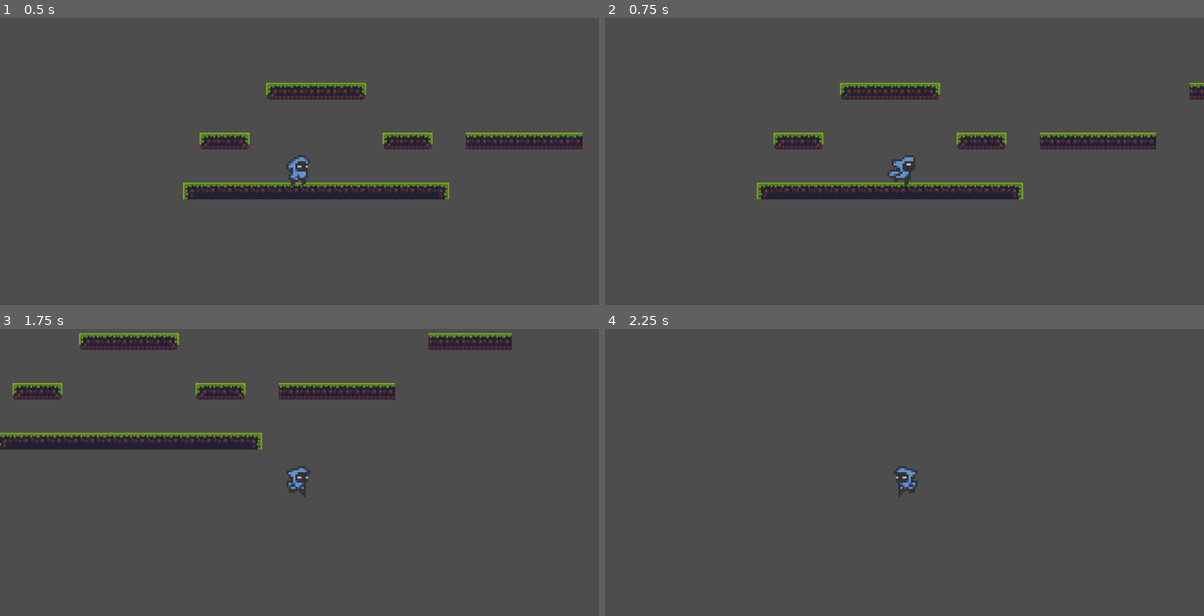
Above: before the commit, frames 1-4 (two rows, left to right).
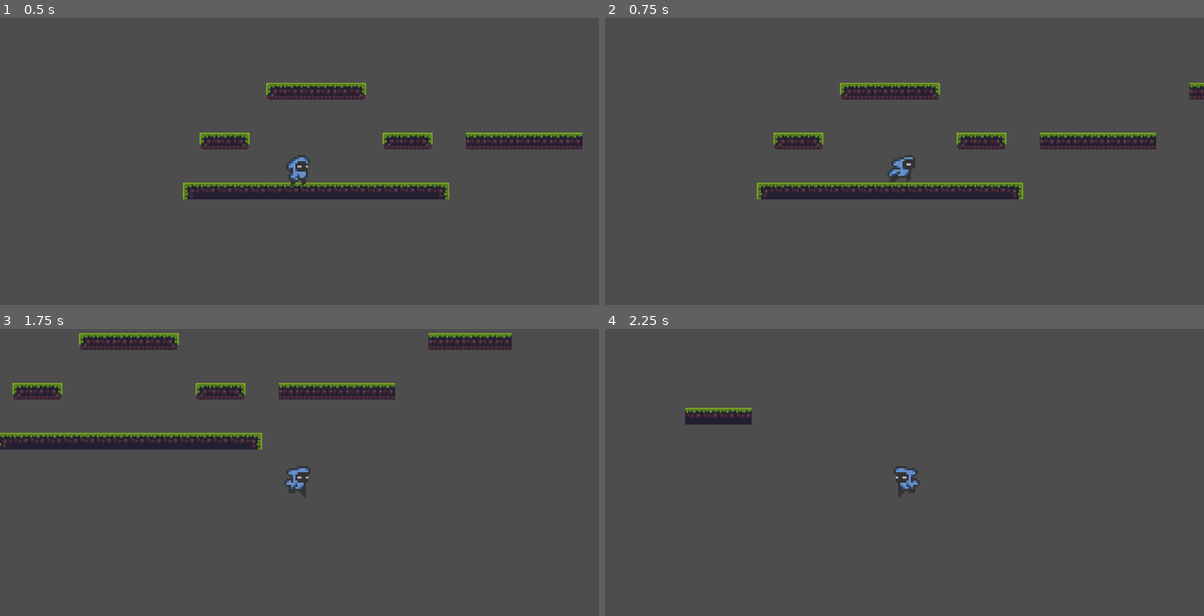
Above: after the commit, the same moments.

Repository: Veddersboy/millennium
Game: Godot game, scene res://Scenes/game.tscn
Same seed, same stepped clock (60 frames per second), same inputs: the game is played once before the commit and once after it.
Inputs (mouse positions are in pixels of both pictures, inside the frame that each line leads up to):
- Up to frame 1 (0.5 s): no input
- Up to frame 2 (0.75 s): move the mouse to (1036, 170) at 0.52 s; hold D (move_right) from 0.53 s (still down); tap F (attack, bound only after the commit) at 0.6 s
- Up to frame 3 (1.75 s): keep holding D (move_right); tap Space (jump) at 0.77, 1.52 s; click (431, 481) at 0.8 s; move the mouse to (179, 512) at 1.27 s; click (179, 512) at 1.35 s; tap F (attack, bound only after the commit) at 1.55 s
- Up to frame 4 (2.25 s): move the mouse to (964, 423) at 2.02 s; release D (move_right) at 2.03 s; hold A (move_left) from 2.03 s (still down); tap F (attack, bound only after the commit) at 2.1 s

Frame 1 is identical in both runs. In frame 2, 0.1% of the frame differs, in the area x 47-52%, y 48-59%; in frame 3, less than 0.1%; in frame 4, 0.7%, in the area x 13-53%, y 27-56%.

Commit message:
i forget the changes I made last

Diff:
--- a/Scenes/game.tscn
+++ b/Scenes/game.tscn
@@ -7,7 +7,7 @@
 
 [node name="tm1" parent="." instance=ExtResource("1_qxrlw")]
 position = Vector2(515, 361)
-layer_0/tile_data = PackedInt32Array(-131076, 0, 0, -131075, …(716 unchanged characters)… , -589799, 458752, 3, -589798, 458752, 3)
+layer_0/tile_data = PackedInt32Array(-131076, 0, 0, -131075, …(716 unchanged characters)… , -589799, 458752, 3, -589798, 458752, 3, 917507, 65536, 0, 917508, 65536, 0, 917509, 65536, 0, 917506, 65536, 0)
 
 [node name="player" parent="." instance=ExtResource("1_ebmjs")]
 position = Vector2(564, 315)
--- a/Scenes/player.tscn
+++ b/Scenes/player.tscn
@@ -123,16 +123,16 @@
 [sub_resource type="SpriteFrames" id="SpriteFrames_x3wgy"]
 animations = [{
 "frames": [{
-"duration": 0.5,
+"duration": 1.0,
 "texture": SubResource("AtlasTexture_wpjfl")
 }, {
-"duration": 0.5,
+"duration": 1.0,
 "texture": SubResource("AtlasTexture_bi64h")
 }, {
-"duration": 0.5,
+"duration": 1.0,
 "texture": SubResource("AtlasTexture_2ijsl")
 }, {
-"duration": 0.5,
+"duration": 1.0,
 "texture": SubResource("AtlasTexture_p1odr")
 }],
 "loop": true,
@@ -258,7 +258,7 @@
 scale = Vector2(2.0625, 2)
 sprite_frames = SubResource("SpriteFrames_x3wgy")
 animation = &"base_attack"
-frame_progress = 0.326956
+frame_progress = 0.894006
 
 [node name="CollisionShape2D" type="CollisionShape2D" parent="."]
 position = Vector2(0, -15)
--- a/project.godot
+++ b/project.godot
@@ -44,7 +44,7 @@
 }
 attack={
 "deadzone": 0.2,
-"events": [Object(InputEventMouseButton,"resource_local_to_scene":false,"resource_name":"","device":-1,"window_id":0,"alt_pressed":false,"shift_pressed":false,"ctrl_pressed":false,"meta_pressed":false,"button_mask":0,"position":Vector2(0, 0),"global_position":Vector2(0, 0),"factor":1.0,"button_index":1,"canceled":false,"pressed":false,"double_click":false,"script":null)
+"events": [Object(InputEventKey,"resource_local_to_scene":false,"resource_name":"","device":-1,"window_id":0,"alt_pressed":false,"shift_pressed":false,"ctrl_pressed":false,"meta_pressed":false,"pressed":false,"keycode":0,"physical_keycode":70,"key_label":0,"unicode":102,"location":0,"echo":false,"script":null)
 ]
 }
 
--- a/scripts/player.gd
+++ b/scripts/player.gd
@@ -11,10 +11,8 @@
 var maxSpeed = 100 * 1.5
 var lastDirection := Vector2(1, 0)
 
-enum player_state{ IDLE, RUN, JUMP, FALL, CROUCH}
+enum player_state{ IDLE, RUN, JUMP, FALL, CROUCH, ATTACK }
 var state = player_state.IDLE
-
-var playerState = "idle"
 
 func _physics_process(delta):
 	var direction = Input.get_vector("move_left", "move_right", "", "")
@@ -55,16 +53,17 @@
 	else:
 		state = player_state.IDLE
 
+	if Input.is_action_just_pressed("attack"):
+		state = player_state.ATTACK
+
 	play_walk_animation(direction, direction_up_and_down)
 
 func play_walk_animation(direction: Vector2, vertical_input: Vector2):
 	$AnimatedSprite2D.flip_h = lastDirection.x < 0
 
-	if Input.is_action_just_pressed("attack"):
-		$AnimatedSprite2D.play("base_attack")
-		return
-
 	match state:
+		player_state.ATTACK:
+			$AnimatedSprite2D.play("base_attack")
 		player_state.IDLE:
 			$AnimatedSprite2D.play("idle_right")
 		player_state.RUN:
